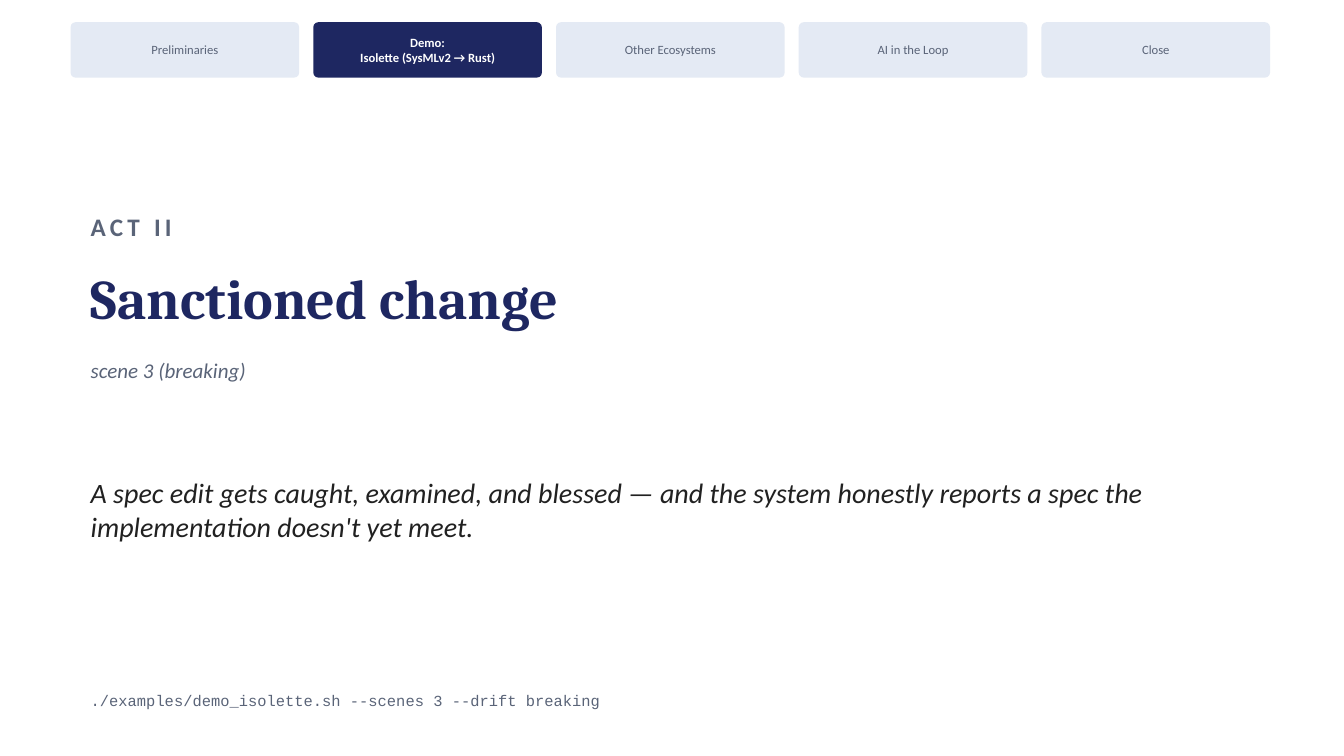
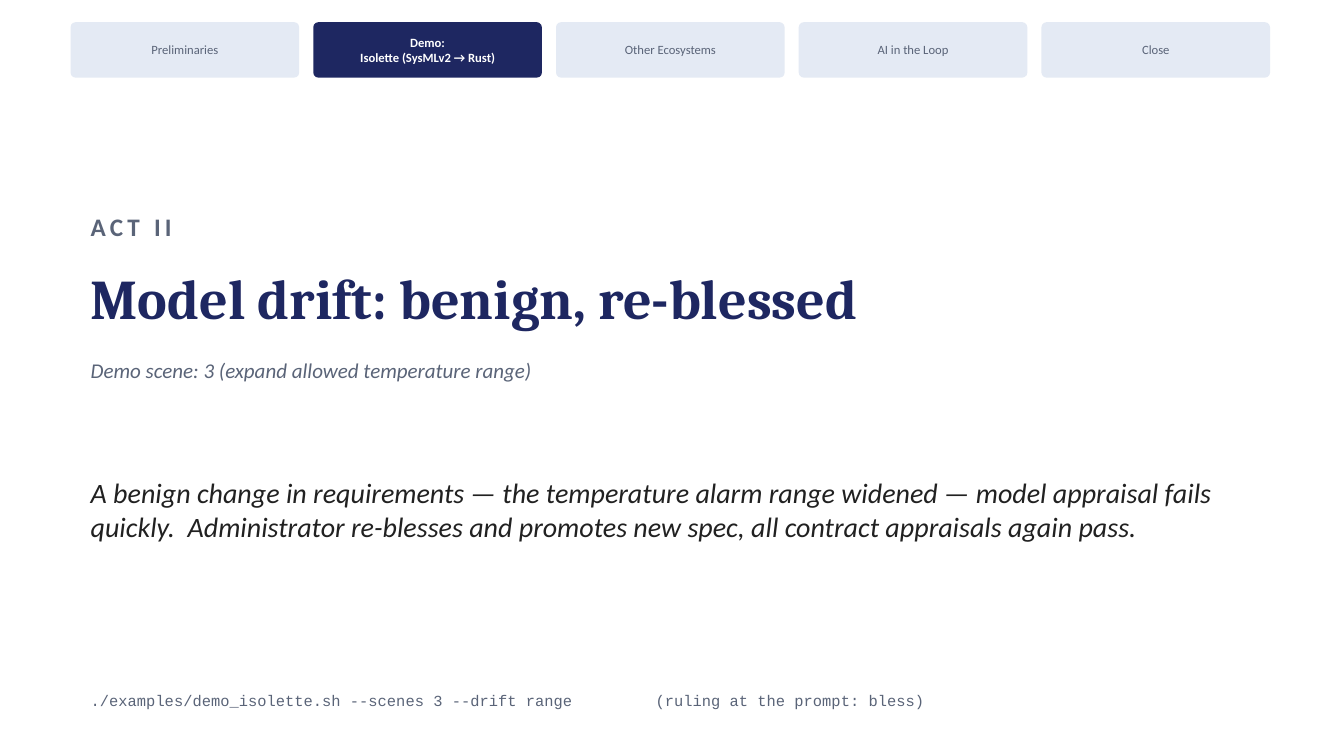
Before and after one commit to ku-sldg/pybb, a slide deck: slide 10 of docs/video_slides_draft.pptx. Drawn at 1344x756 pixels with LibreOffice and Linux fonts; fonts in the diff are those of the drawing. Boxes give left, top, right and bottom in pixels: in the first picture for what was removed or moved away, otherwise in the second. Text is boxed around its words. In the diff, an @@ line names an element or a change of style, - is before the commit and + after.

```diff
--- a/docs/video_slides_draft.pptx
+++ b/docs/video_slides_draft.pptx
@@ text at box(91, 279, 858, 332): text changed @@
-Sanctioned change
+Model drift: benign, re-blessed
@@ text at box(91, 363, 531, 382): text changed @@
-scene 3 (breaking)
+Demo scene: 3 (expand allowed temperature range)
@@ text at box(91, 483, 1211, 542): text changed @@
-A spec edit gets caught, examined, and blessed — and the system honestly reports a spec the implementation doesn't yet meet.
+A benign change in requirements — the temperature alarm range widened — model appraisal fails quickly. Administrator re-blesses and promotes new spec, all contract appraisals again pass.
@@ text at box(91, 695, 925, 709): text changed @@
-./examples/demo_isolette.sh --scenes 3 --drift breaking
+./examples/demo_isolette.sh --scenes 3 --drift range (ruling at the prompt: bless)
```
Also in this commit, not shown: 4 other slides changed, 4 other files.
